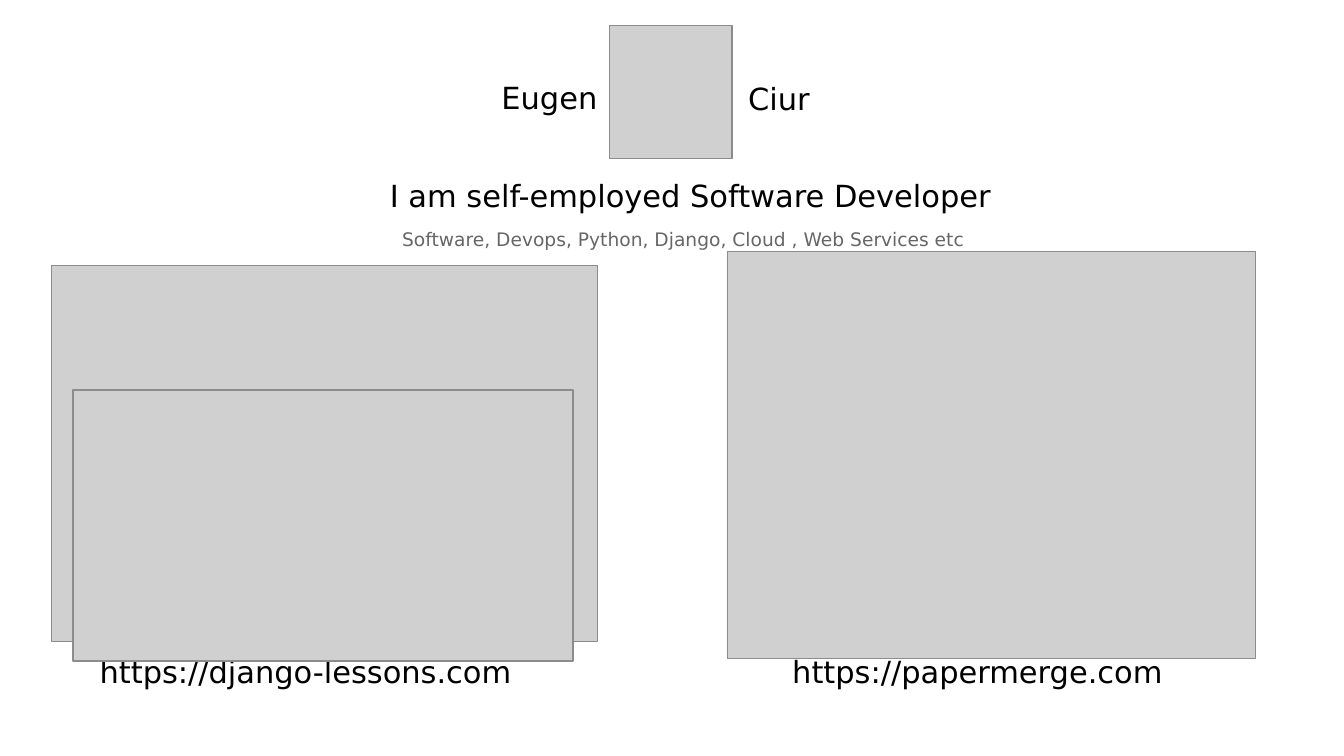
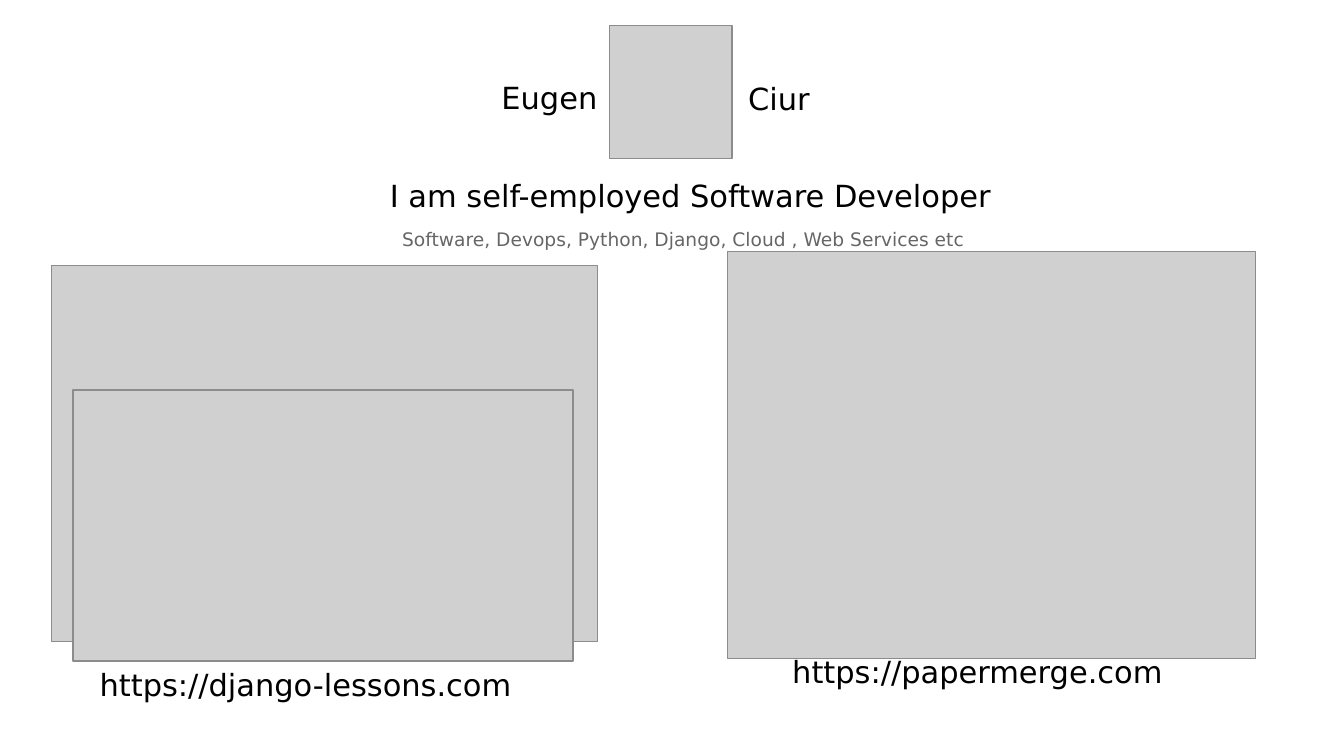
Before and after one commit to ciur/papermerge, a slide deck: slide 2 of docs/presentation.odp. Drawn at 1344x756 pixels with LibreOffice and Linux fonts; fonts in the diff are those of the drawing; grey boxes stand for pictures. Boxes give left, top, right and bottom in pixels: in the first picture for what was removed or moved away, otherwise in the second. Text is boxed around its words. In the diff, an @@ line names an element or a change of style, - is before the commit and + after.

```diff
--- a/docs/presentation.odp
+++ b/docs/presentation.odp
@@ text "https://django-lessons.com": place and size @@
-text "https://django-lessons.com" at [100,659,512,690]
+text "https://django-lessons.com" at [100,673,512,702]
```
Also in this commit, not shown: 1 other file.
